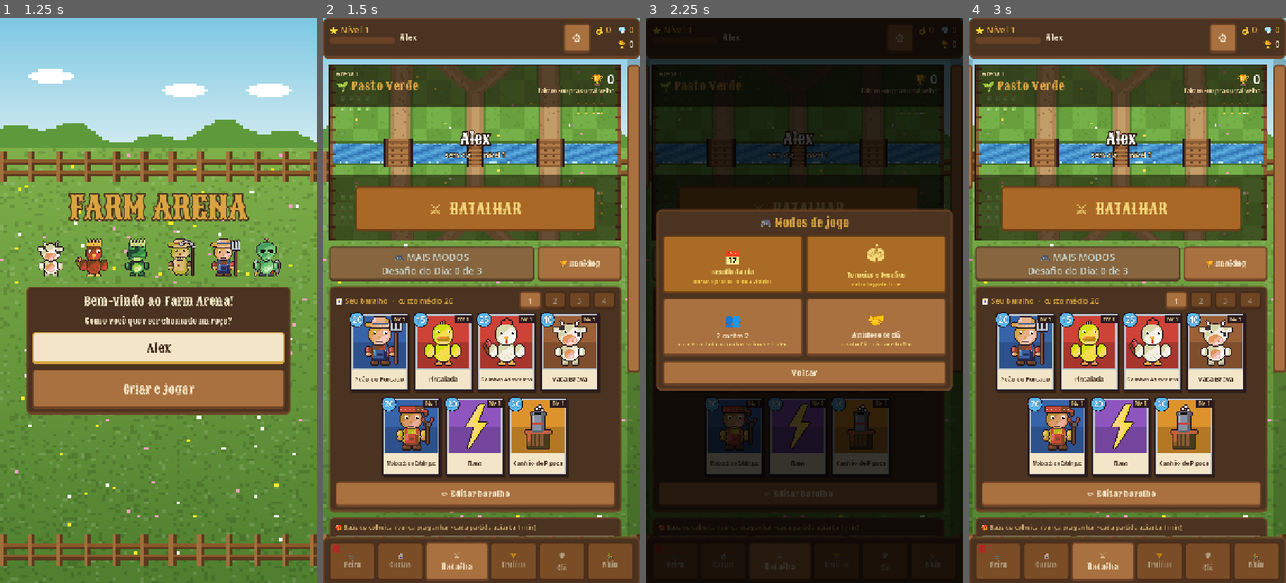
Above: before the commit, frames 1-4 (left to right).
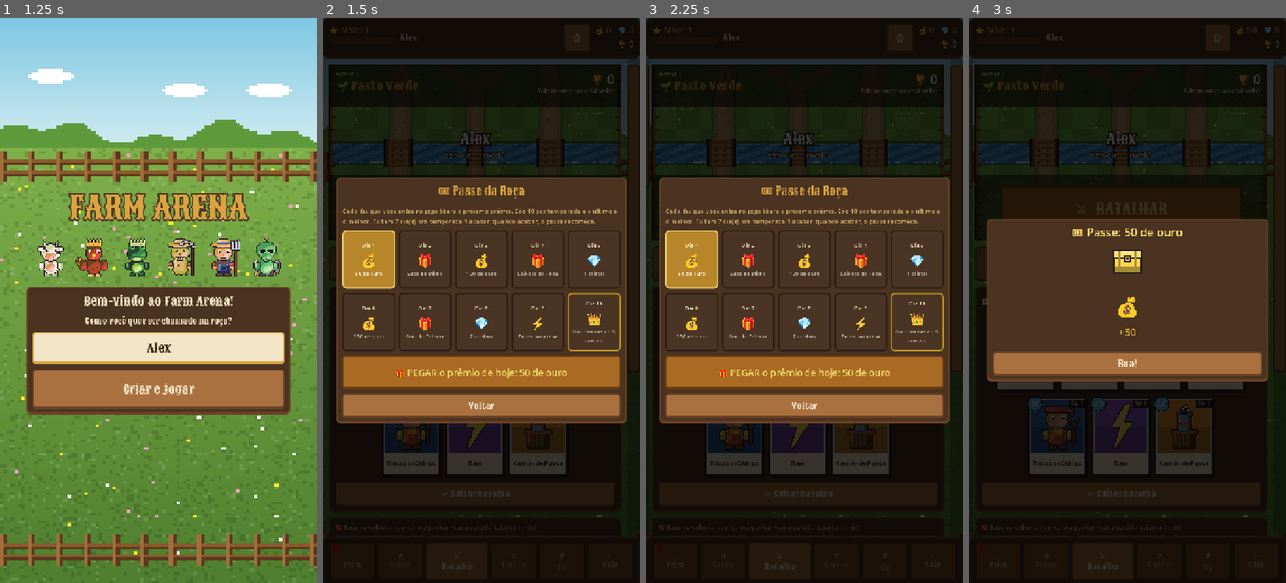
Above: after the commit, the same moments.

Repository: Generadevde/farmarena
Game: Godot game, scene res://Scenes/profile_setup.tscn
Two runs of this game, one before a commit and one after it. Both use one fixed random seed, a clock stepped at 60 frames per second and the inputs below. The engine's default icon, where the game draws it, is replaced by a stand-in: a white triangle on a blue panel in a dark square.
Inputs (mouse positions are in pixels of both pictures, inside the frame that each line leads up to):
- Up to frame 1 (1.25 s): click (158, 345) at 0.52 s; type "Alex" at 0.6 s
- Up to frame 2 (1.5 s): click "Criar e jogar" at 1.25 s
- Up to frame 3 (2.25 s): click (852, 266) at 2 s, where only the run after the commit has a clickable "🎟 Passe 0 de 10 · PEGAR!"
- Up to frame 4 (3 s): click (1127, 373) at 2.75 s, where only the run after the commit has a clickable "🎁 PEGAR o prêmio de hoje: 50 …"

Frame 1 is identical in both runs. In frame 2, 94% of the frame differs, in the area x 0-100%, y 0-100%; in frame 3, 35%; in frame 4, 95%.

Commit message:
Passe da Roça: um prêmio por dia que você entra, 10 por temporada, o último é o melhor
Co-Authored-By: Claude Fable 5.2 <noreply@anthropic.com>
Claude-Session: https://claude.ai/code/session_01F2c9wwKpd4XWAaAeM55Dzi

Diff:
--- a/Scripts/hub.gd
+++ b/Scripts/hub.gd
@@ -44,6 +44,9 @@
 	_build_shell()
 	_rebuild_all()
 	MatchSetup.clear_special()
+	if Progresso.pass_ready() and !_pass_offered:
+		_pass_offered = true
+		_show_pass.call_deferred()
 	Progresso._apply_active_deck()   # devolve o seu baralho (o Desafio do Dia empresta outro)
 	Safra.sync_profile()
 	Assembleia.sync()
@@ -608,8 +611,13 @@
 	if mode_note != "":
 		mb.modulate = Color(0.8, 0.9, 1.0)
 	mrow.add_child(mb)
-	var rb = _button("🏆 Ranking", _show_ranking, 18)
-	rb.custom_minimum_size = Vector2(190, 78)
+	var pass_b = _button("🎟 Passe\n%d de %d%s" % [Progresso.pass_step(), Progresso.PASS_STEPS.size(), " · PEGAR!" if Progresso.pass_ready() else ""], _show_pass, 16)
+	pass_b.custom_minimum_size = Vector2(170, 78)
+	if Progresso.pass_ready():
+		pass_b.modulate = Color(1.0, 0.95, 0.55)
+	mrow.add_child(pass_b)
+	var rb = _button("🏆\nRanking", _show_ranking, 16)
+	rb.custom_minimum_size = Vector2(120, 78)
 	mrow.add_child(rb)
 
 	# ---------------- seu baralho
@@ -705,6 +713,61 @@
 	var loot = Progresso.buy_crystal_chest()
 	if !loot.is_empty():
 		_show_loot("💎 Baú Lendário", loot, Color.html(Progresso.CHESTS[3]["cor"]))
+
+
+# ================================================================ PASSE DA ROÇA
+func _show_pass():
+	var v = _popup(660)
+	v.add_child(_title("🎟 Passe da Roça"))
+	v.add_child(_wrap("Cada dia que você entra no jogo libera o próximo prêmio. São %d por temporada e o último é o melhor. Faltam %.0f dia(s) pra temporada %d acabar; quando acabar, o passe recomeça." % [Progresso.PASS_STEPS.size(), SeasonManager.get_days_remaining(), SeasonManager.season_number], 14, ThemeBuilder.COLOR_STAT_LABEL))
+	var done = Progresso.pass_step()
+	var ready = Progresso.pass_ready()
+	var g = _grid(v, 5)
+	for i in Progresso.PASS_STEPS.size():
+		var step: Dictionary = Progresso.PASS_STEPS[i]
+		var p = PanelContainer.new()
+		p.custom_minimum_size = Vector2(120, 132)
+		var sb = StyleBoxFlat.new()
+		sb.set_corner_radius_all(8)
+		sb.set_border_width_all(3)
+		sb.bg_color = Color("#3a5a2a") if i < done else (Color("#b8862a") if (i == done and ready) else Color("#4a3424"))
+		sb.border_color = Color("#8fe070") if i < done else (Color("#ffe27a") if (i == done and ready) else (Color("#c8a020") if i == Progresso.PASS_STEPS.size() - 1 else Color("#2a1a12")))
+		p.add_theme_stylebox_override("panel", sb)
+		g.add_child(p)
+		var col = VBoxContainer.new()
+		col.alignment = BoxContainer.ALIGNMENT_CENTER
+		col.add_theme_constant_override("separation", 0)
+		p.add_child(col)
+		var dl = _label("Dia %d" % (i + 1), 12, Color(1, 0.95, 0.8))
+		dl.add_theme_font_override("font", ThemeDB.fallback_font)
+		dl.horizontal_alignment = HORIZONTAL_ALIGNMENT_CENTER
+		col.add_child(dl)
+		var il = _label("✔" if i < done else str(step["icone"]), 34)
+		il.add_theme_font_override("font", ThemeDB.fallback_font)
+		il.horizontal_alignment = HORIZONTAL_ALIGNMENT_CENTER
+		col.add_child(il)
+		var nl = _wrap(str(step["nome"]), 12, Color(1, 1, 1) if i <= done else Color(0.8, 0.76, 0.7))
+		nl.add_theme_font_override("font", ThemeDB.fallback_font)
+		nl.horizontal_alignment = HORIZONTAL_ALIGNMENT_CENTER
+		col.add_child(nl)
+	if ready:
+		var cb = _button("🎁 PEGAR o prêmio de hoje: %s" % str(Progresso.PASS_STEPS[done]["nome"]), _claim_pass.bind(v), 21)
+		cb.custom_minimum_size.y = 76
+		cb.modulate = Color(1.0, 0.95, 0.55)
+		v.add_child(cb)
+	elif done >= Progresso.PASS_STEPS.size():
+		v.add_child(_label("✔ Passe completo! Na próxima temporada tem outro.", 17, Color(0.6, 1, 0.6)))
+	else:
+		v.add_child(_label("O prêmio de hoje você já pegou. Amanhã: %s" % str(Progresso.PASS_STEPS[done]["nome"]), 16, Color(1, 0.9, 0.6)))
+	v.add_child(_button("Voltar", _close.bind(v)))
+
+
+func _claim_pass(popup_box: Node):
+	var step_name = str(Progresso.PASS_STEPS[Progresso.pass_step()]["nome"])
+	var loot = Progresso.claim_pass()
+	_close(popup_box)
+	if !loot.is_empty():
+		_show_loot("🎟 Passe: " + step_name, loot, Color(1.0, 0.85, 0.3))
 
 
 # ================================================================ MAIS MODOS
@@ -3650,6 +3713,7 @@
 
 
 var _loot_busy := false
+static var _pass_offered := false   # o passe se oferece sozinho uma vez por abertura do jogo
 
 
 func _show_loot(title_text: String, loot: Array, color: Color):
--- a/Scripts/progresso.gd
+++ b/Scripts/progresso.gd
@@ -72,7 +72,7 @@
 		"owned": {}, "copies": {}, "uses": {}, "xp": 0,
 		"chests": [], "shop": {}, "road": [], "decks": [], "active_deck": 0,
 		"streak": 0, "best_streak": 0, "mascate": {}, "pending": [],
-		"season": 0, "season_uses": {}, "new": {}, "safra": {}, "torneio": {}, "cla": {}, "poderes": {}, "ativos": {}, "assembleia": {}, "gazeta": {}, "diario": {}, "cristais": 0, "estrelas": {},
+		"season": 0, "season_uses": {}, "new": {}, "safra": {}, "torneio": {}, "cla": {}, "poderes": {}, "ativos": {}, "assembleia": {}, "gazeta": {}, "diario": {}, "cristais": 0, "estrelas": {}, "passe": {},
 	}
 
 
@@ -1122,6 +1122,63 @@
 	return loot
 
 
+# ================================================================ PASSE DA ROÇA (prêmio por entrar todo dia)
+## Cada dia que você abre o jogo libera o PRÓXIMO degrau do passe. São 10
+## degraus por temporada e o último é o melhor. Trocou a temporada, recomeça.
+const PASS_STEPS = [
+	{"icone": "💰", "nome": "50 de ouro", "ouro": 50},
+	{"icone": "🎁", "nome": "Saco de Milho", "bau": 0},
+	{"icone": "💰", "nome": "120 de ouro", "ouro": 120},
+	{"icone": "🎁", "nome": "Caixote da Feira", "bau": 1},
+	{"icone": "💎", "nome": "1 cristal", "cristais": 1},
+	{"icone": "💰", "nome": "250 de ouro", "ouro": 250},
+	{"icone": "🎁", "nome": "Baú do Celeiro", "bau": 2},
+	{"icone": "💎", "nome": "2 cristais", "cristais": 2},
+	{"icone": "⚡", "nome": "Poder surpresa", "poder": true},
+	{"icone": "👑", "nome": "Baú Lendário + 5 cristais", "bau": 3, "cristais": 5},
+]
+
+
+func _pass_state() -> Dictionary:
+	if !d.has("passe") or !(d["passe"] is Dictionary) or int(d["passe"].get("temporada", -1)) != SeasonManager.season_number:
+		d["passe"] = {"temporada": SeasonManager.season_number, "passo": 0, "dia": ""}
+	return d["passe"]
+
+
+## quantos degraus já foram pegos nesta temporada
+func pass_step() -> int:
+	return int(_pass_state()["passo"])
+
+
+## tem degrau pra pegar HOJE?
+func pass_ready() -> bool:
+	var st = _pass_state()
+	return int(st["passo"]) < PASS_STEPS.size() and str(st["dia"]) != Time.get_date_string_from_system()
+
+
+## pega o degrau de hoje; devolve a lista do que veio (pra tela de prêmio)
+func claim_pass() -> Array:
+	if !pass_ready():
+		return []
+	var st = _pass_state()
+	var step: Dictionary = PASS_STEPS[int(st["passo"])]
+	st["passo"] = int(st["passo"]) + 1
+	st["dia"] = Time.get_date_string_from_system()
+	var loot: Array = []
+	if step.has("ouro"):
+		PlayerProfile.add_coins(int(step["ouro"]))
+		loot.append({"tipo": "ouro", "ouro": int(step["ouro"])})
+	if step.has("cristais"):
+		add_crystals(int(step["cristais"]))
+		loot.append({"tipo": "cristal", "qtd": int(step["cristais"])})
+	if step.has("poder"):
+		loot.append({"tipo": "poder", "id": grant_power("", false)})
+	if step.has("bau"):
+		loot.append_array(roll_chest(int(step["bau"])))
+	_commit()
+	return loot
+
+
 # ================================================================ DESAFIO DO DIA
 const DAILY_WINS = 3
 const DAILY_TRIES = 3   # tentativas por dia (cada derrota gasta uma)
--- a/ci/shot.gd
+++ b/ci/shot.gd
@@ -97,6 +97,12 @@
 	hub._queue_refresh()
 	await get_tree().create_timer(0.5).timeout
 	await _shot("dourada")
+	hub._show_pass()
+	await get_tree().create_timer(0.4).timeout
+	await _shot("passe")
+	for n in get_tree().get_nodes_in_group("hub_popup"):
+		n.queue_free()
+	print("SHOT passe: pronto? ", Progresso.pass_ready(), " pegou=", Progresso.claim_pass().size(), " degrau=", Progresso.pass_step(), " pronto de novo? ", Progresso.pass_ready())
 	hub._show_modes()
 	await get_tree().create_timer(0.4).timeout
 	await _shot("modos")
